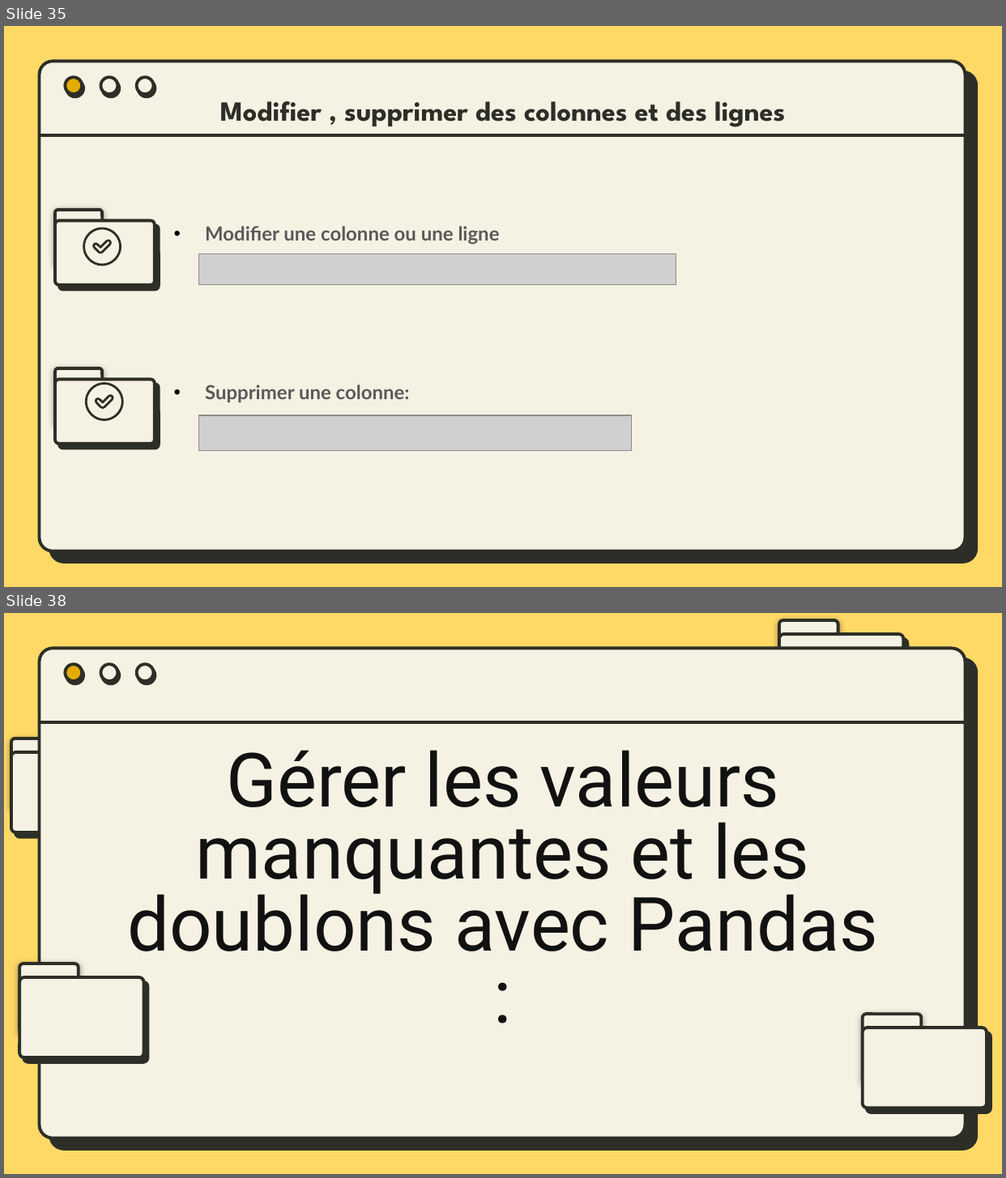
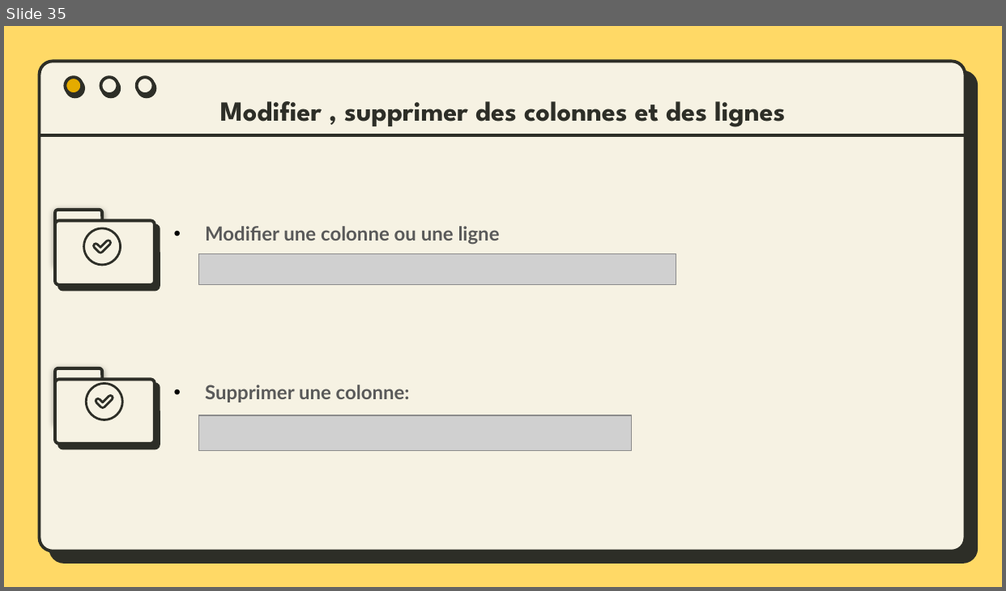
Before and after one commit to bydevmar/Master_MASD_FPO, a slide deck: SEMESTER 1/Modélisation avec Python/M- Pandas/Presentation/Pandas.pptx. Shown one above the other, each under a label of ours: slides 35 and 38 before the commit, slide 35 after it; the slides between them are not shown. The pictures are 1006x1178 and 1006x591 pixels, drawn with LibreOffice and Linux fonts; fonts in the diff are those of the drawing; grey boxes stand for pictures. Boxes give left, top, right and bottom in pixels: in the first picture for what was removed or moved away, otherwise in the second. Text is boxed around its words. In the diff, an @@ line names an element or a change of style, - is before the commit and + after.

Commit message:
progressing PANDAS presentation

```diff
--- a/SEMESTER 1/Modélisation avec Python/M- Pandas/Presentation/Pandas.pptx
+++ b/SEMESTER 1/Modélisation avec Python/M- Pandas/Presentation/Pandas.pptx
@@ slide 38 removed at (4,613,1002,1174), background #FFD966; not listed: 5 template elements that a slide beside it also shows @@
@@ rounded rectangle removed at (779,620,838,689) @@
@@ rounded rectangle removed at (779,634,903,713) @@
@@ rounded rectangle removed at (11,739,70,807) @@
@@ rounded rectangle removed at (11,752,134,833) @@
@@ title removed at (127,750,878,952) @@
-Gérer les valeurs manquantes et les doublons avec Pandas :
@@ rounded rectangle removed at (20,965,79,1033) @@
@@ rounded rectangle removed at (20,977,143,1057) @@
@@ rounded rectangle removed at (863,1014,921,1083) @@
@@ rounded rectangle removed at (863,1029,986,1108) @@
```
Also in this commit, not shown: 1 slide changed, 1 slide added, 2 other slides removed, 1 other file.
